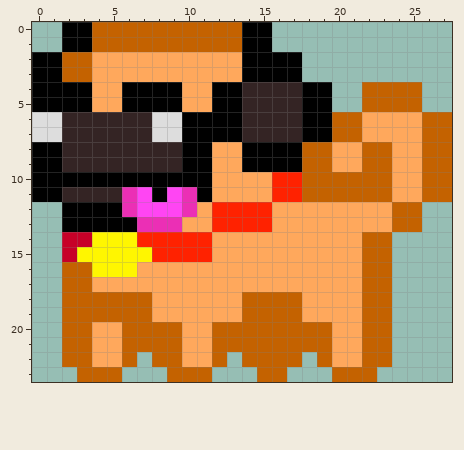
File history of a pixel-art sprite, resources/sprites/dog/4.png. Above is the file before it was changed.
The file is 112x96 pixels, drawn in blocks of 4x4; one block is one cell here.
Now the later version:
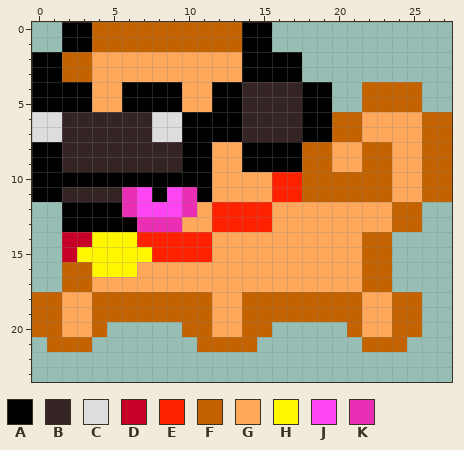
Palette (. is transparent): A #000000  B #342424  C #dddddd  D #c70028  E #ff2200  F #c46200  G #ffa85c  H #fff600  J #ff45f3  K #eb2fb5
From old to new:
{"y":18,"x":0,"old":"..FF","new":"FFGG"}
{"y":18,"x":8,"old":"GGGG","new":"FFFF"}
{"y":18,"x":18,"old":"GGGGFF..","new":"FFFFGGFF"}
{"y":19,"x":0,"old":"..FF","new":"FFGG"}
{"y":19,"x":8,"old":"GGGG","new":"FFFF"}
{"y":19,"x":18,"old":"GGGGFF..","new":"FFFFGGFF"}
{"y":20,"x":0,"old":"..FFGGFFFFGGFF","new":"FFGGF.....FFGG"}
{"y":20,"x":16,"old":"FFFFGGFF..","new":".....FGGFF"}
{"y":21,"x":1,"old":".","new":"F"}
{"y":21,"x":4,"old":"GGFFFFGG","new":".......F"}
{"y":21,"x":15,"old":"FFFFFGG","new":"......."}
{"y":21,"x":24,"old":".","new":"F"}
{"y":22,"x":2,"old":"FFGGF","new":"....."}
{"y":22,"x":8,"old":"FFGGF","new":"....."}
{"y":22,"x":14,"old":"FFFF","new":"...."}
{"y":22,"x":19,"old":"FGGFF","new":"....."}
{"y":23,"x":3,"old":"FFF","new":"..."}
{"y":23,"x":9,"old":"FFF","new":"..."}
{"y":23,"x":15,"old":"FF","new":".."}
{"y":23,"x":20,"old":"FFF","new":"..."}
{"label":"changed","picture_box":[32,292,422,382]}
